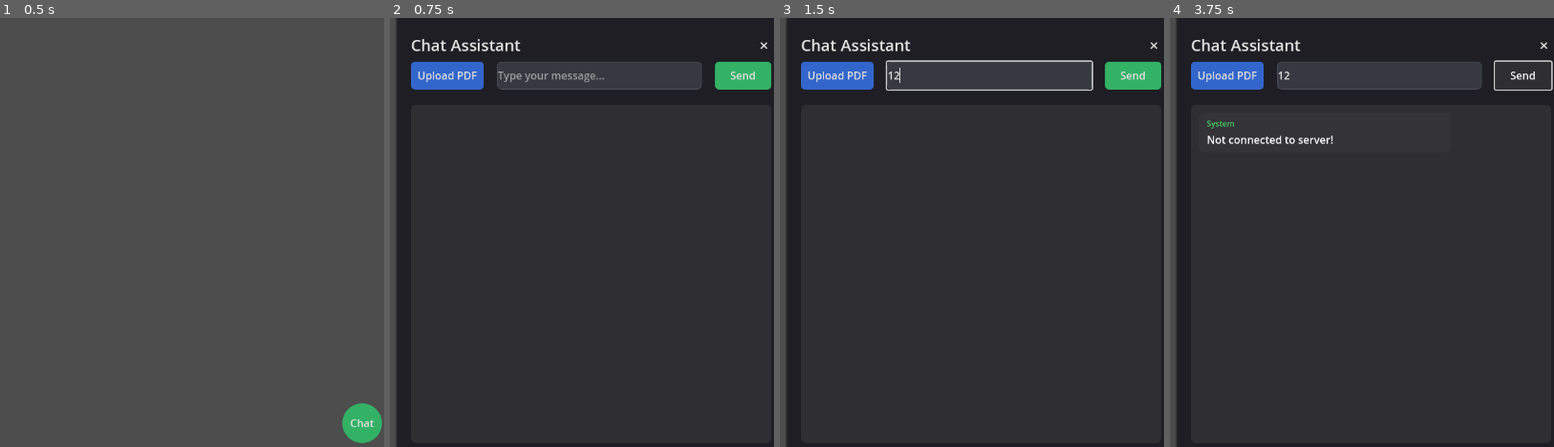
Above: before the commit, frames 1-4 (left to right).
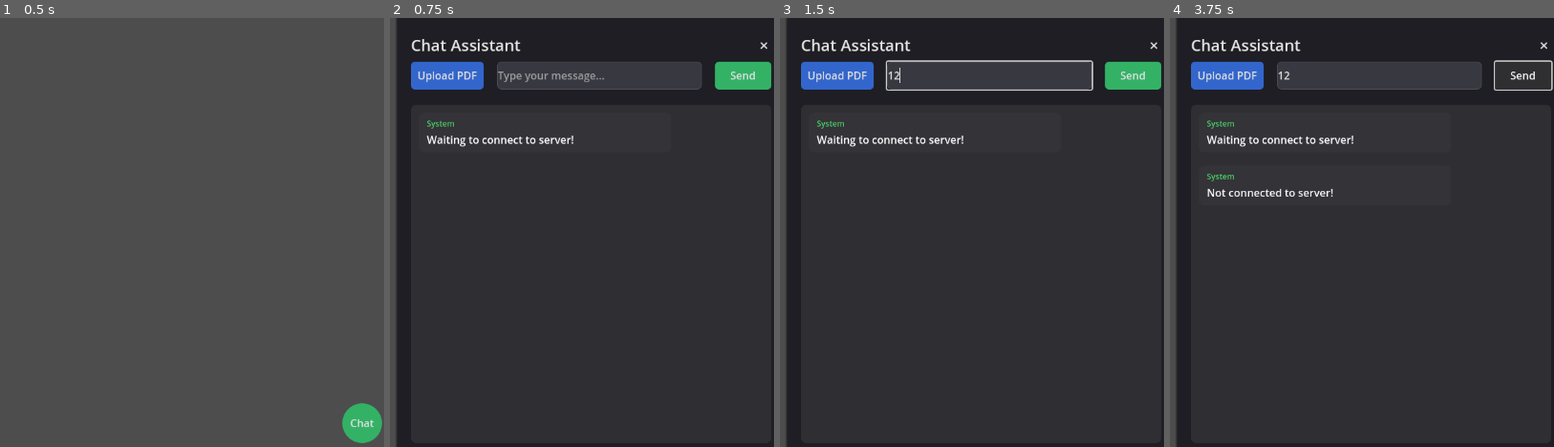
Above: after the commit, the same moments.

Repository: Tesnim19/godot-chatbot
Game: Godot game, scene res://control.tscn
Same seed, same stepped clock (60 frames per second), same inputs: the game is played once before the commit and once after it.
Inputs (mouse positions are in pixels of both pictures, inside the frame that each line leads up to):
- Up to frame 1 (0.5 s): no input
- Up to frame 2 (0.75 s): click "Chat" at 0.5 s
- Up to frame 3 (1.5 s): click (991, 73) at 1.27 s; type "12" at 1.35 s
- Up to frame 4 (3.75 s): click "×" at 2 s; click "Chat" at 2.75 s; click "Send" at 3.5 s

Frame 1 is identical in both runs. In frame 2, 0.5% of the frame differs, in the area x 9-48%, y 23-31%; in frame 3, 0.5%; in frame 4, 0.9%, in the area x 9-48%, y 27-42%.

Commit message:
Add UI elements for document fetching and enhance metadata display

Diff:
--- a/godot-project/control.gd
+++ b/godot-project/control.gd
@@ -10,6 +10,7 @@
 var http_request: HTTPRequest
 var message_container: VBoxContainer
 var scroll_container: ScrollContainer
+var fetch_documents_button: Button
 
 # New UI elements
 var chat_panel: PanelContainer
@@ -64,6 +65,47 @@
 	setup_toggle_button()
 	setup_chat_panel()
 	chat_panel.hide()
+
+#func _on_fetch_documents_pressed():
+	#var http_request = HTTPRequest.new()
+	#add_child(http_request)
+	#var url = "http://localhost:8000/documents"  # Adjust this to your server's URL
+	#var error = http_request.request(url)
+#
+	#if error != OK:
+		#print("Failed to send request: ", error)
+		#add_message("System", "Failed to fetch documents!", false)
+	#else:
+		#http_request.request_completed.connect(_on_documents_fetched)
+
+#func _on_documents_fetched(result: int, response_code: int, headers: PackedStringArray, body: PackedByteArray):
+	#if result != HTTPRequest.RESULT_SUCCESS:
+		#print("Error during fetch: ", result)
+		#add_message("System", "Failed to fetch documents!", false)
+		#return
+#
+	#if response_code == 200:
+		#var json = JSON.new()
+		#var error = json.parse(body.get_string_from_utf8())
+		#if error == OK:
+			#var response = json.get_data()
+			#var documents = response.get("documents", [])
+			#_populate_document_menu(documents)
+		#else:
+			#print("Failed to parse JSON response")
+			#add_message("System", "Failed to parse documents response!", false)
+	#else:
+		#print("Fetch failed with code: ", response_code)
+		#add_message("System", "Fetch failed with code: " + str(response_code), false)
+
+#func _populate_document_menu(documents: Array):
+	#var popup = fetch_documents_button.get_popup()
+	#popup.clear()  # Clear previous items
+#
+	#for doc in documents:
+		#popup.add_item(doc)  # Add each document to the dropdown menu
+#
+	#popup._popup()  # Show the dropdown menu
 
 func setup_toggle_button():
 	toggle_button = Button.new()
@@ -125,6 +167,12 @@
 	title.add_theme_color_override("font_color", Color(0.9, 0.9, 0.9))
 	title.size_flags_horizontal = Control.SIZE_EXPAND_FILL
 	header.add_child(title)
+
+	## Create a button to fetch documents
+	#fetch_documents_button = MenuButton.new()
+	#fetch_documents_button.text = "Fetch Documents"
+	#fetch_documents_button.connect("pressed", _on_fetch_documents_pressed)
+	#header.add_child(fetch_documents_button)
 
 	var close_button = Button.new()
 	close_button.text = "×"
@@ -470,12 +518,20 @@
 		metadata_container.add_child(refs_label)
 
 		for ref in metadata:
-			var ref_label = Label.new()
+			var ref_button = Button.new()
 			var pdf_name = ref.document_path.get_file()
-			ref_label.text = "• %s (Page %d)" % [pdf_name, ref.page_number]
-			ref_label.add_theme_font_size_override("font_size", 10)
-			ref_label.add_theme_color_override("font_color", Color(0.6, 0.6, 0.8))
-			metadata_container.add_child(ref_label)
+			ref_button.text = "• %s (Page %d)" % [pdf_name, ref.page_number]
+			ref_button.flat = true
+			ref_button.alignment = HORIZONTAL_ALIGNMENT_LEFT
+			ref_button.add_theme_font_size_override("font_size", 10)
+			ref_button.add_theme_color_override("font_color", Color(0.6, 0.6, 0.8))
+			ref_button.add_theme_color_override("font_hover_color", Color(0.7, 0.7, 1.0))
+
+			# Create a reference to the document path and page number
+			var ref_data = {"path": ref.document_path, "page": ref.page_number}
+			ref_button.pressed.connect(_on_reference_clicked.bind(ref_data))
+
+			metadata_container.add_child(ref_button)
 
 		content.add_child(metadata_container)
 
@@ -528,7 +584,19 @@
 	await get_tree().create_timer(0.1).timeout
 	scroll_container.scroll_vertical = scroll_container.get_v_scroll_bar().max_value
 
-
+func _on_reference_clicked(ref_data: Dictionary):
+	# Open PDF with the system's default PDF reader
+	var path = ref_data.path
+	var page = ref_data.page
+
+	if OS.has_feature("windows"):
+		OS.shell_open(path + "#page=" + str(page))
+	elif OS.has_feature("macos"):
+		OS.execute("open", [path])  # macOS doesn't support direct page opening
+	elif OS.has_feature("linux"):
+		OS.execute("xdg-open", [path])  # Linux doesn't support direct page opening
+	else:
+		print("Unsupported platform for opening PDFs")
 #func _notification(what):
 	#if what == NOTIFICATION_RESIZED:
 		##_resize_messages()
Not shown, added: godot-project/con89A2.tmp
